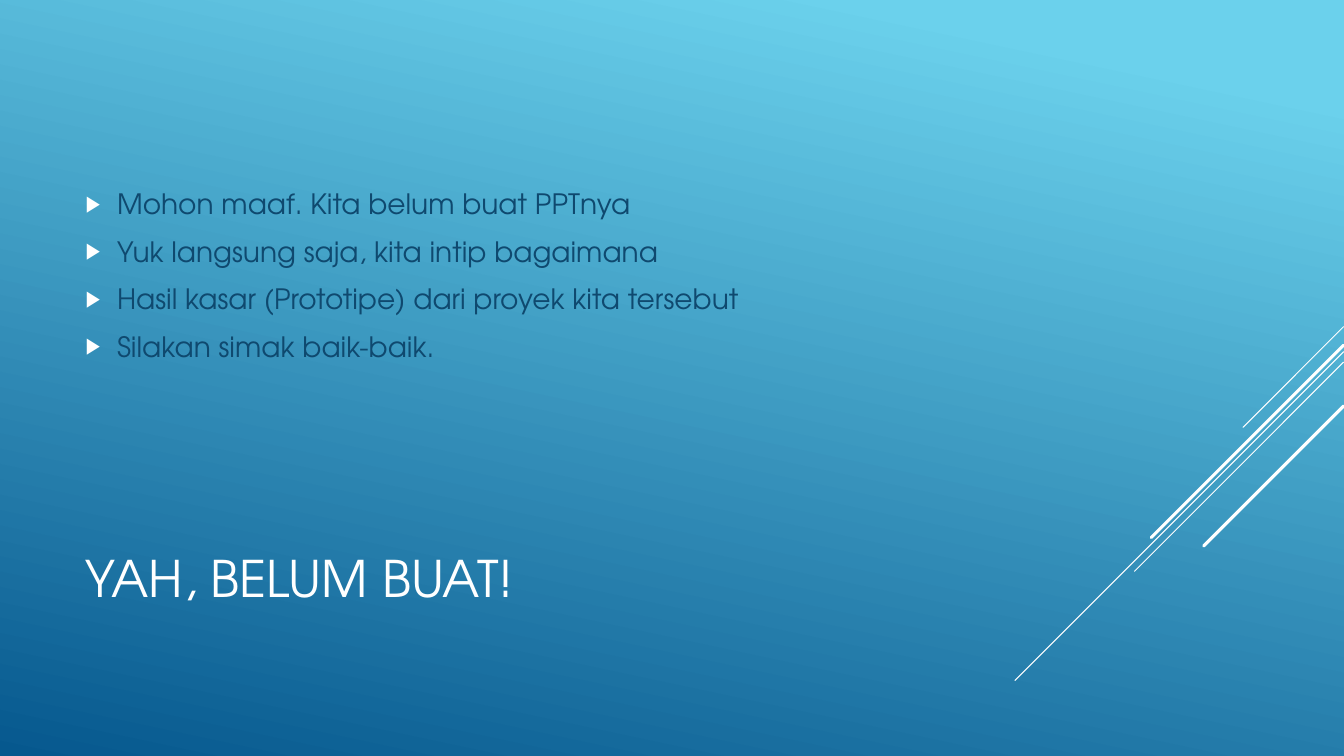
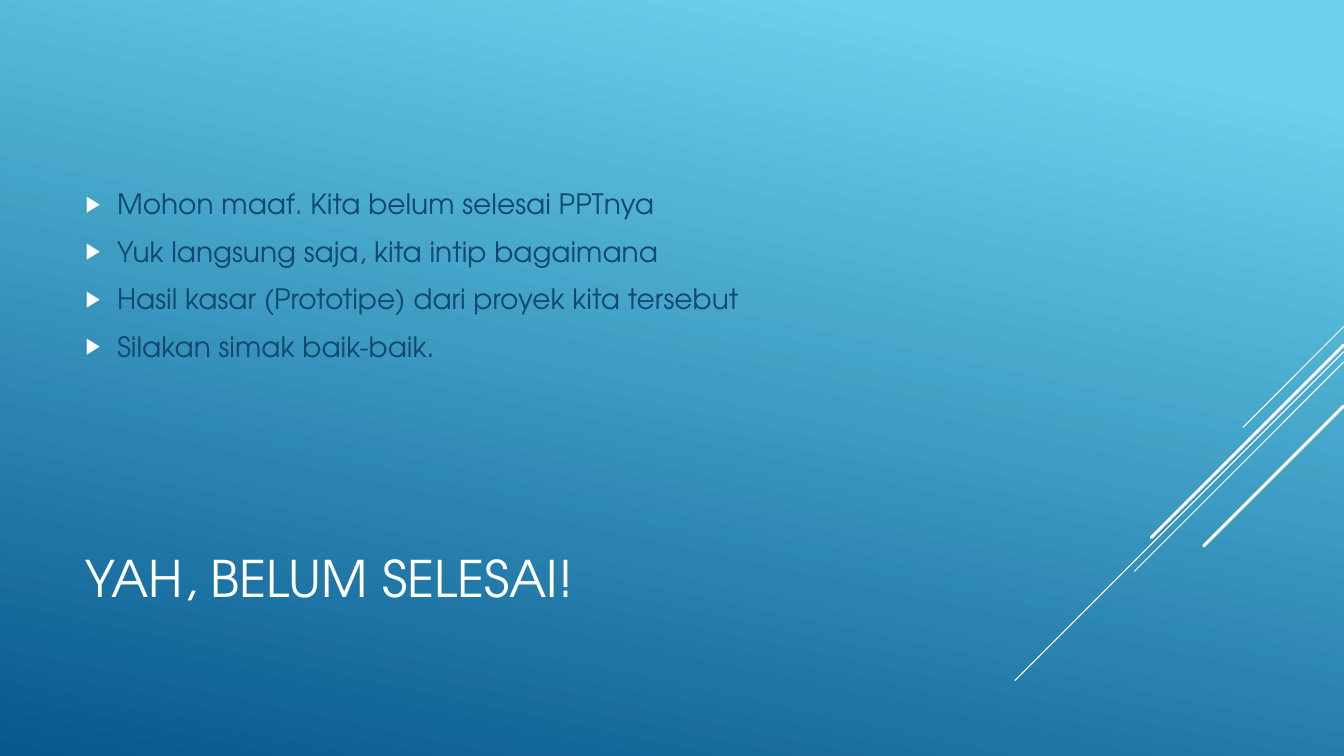
Before and after one commit to Perkedel/Geogon_Polymetry_Havent_Done_Yet, a slide deck: slide 4 of Assets/Documents/PresentasiGEPConceptlol.pptx (slide 3 before the commit). Drawn at 1344x756 pixels with LibreOffice and Linux fonts; fonts in the diff are those of the drawing. Boxes give left, top, right and bottom in pixels: in the first picture for what was removed or moved away, otherwise in the second. Text is boxed around its words. In the diff, an @@ line names an element or a change of style, - is before the commit and + after.

```diff
--- a/Assets/Documents/PresentasiGEPConceptlol.pptx
+++ b/Assets/Documents/PresentasiGEPConceptlol.pptx
@@ text at (117, 193, 654, 219): text changed @@
-▶ Mohon maaf. Kita belum buat PPTnya
+▶ Mohon maaf. Kita belum selesai PPTnya
@@ title at (86, 559, 573, 601): text changed @@
-YAH, BELUM BUAT!
+YAH, BELUM SELESAI!
```
Also in this commit, not shown: 1 slide added, 17 other files.
